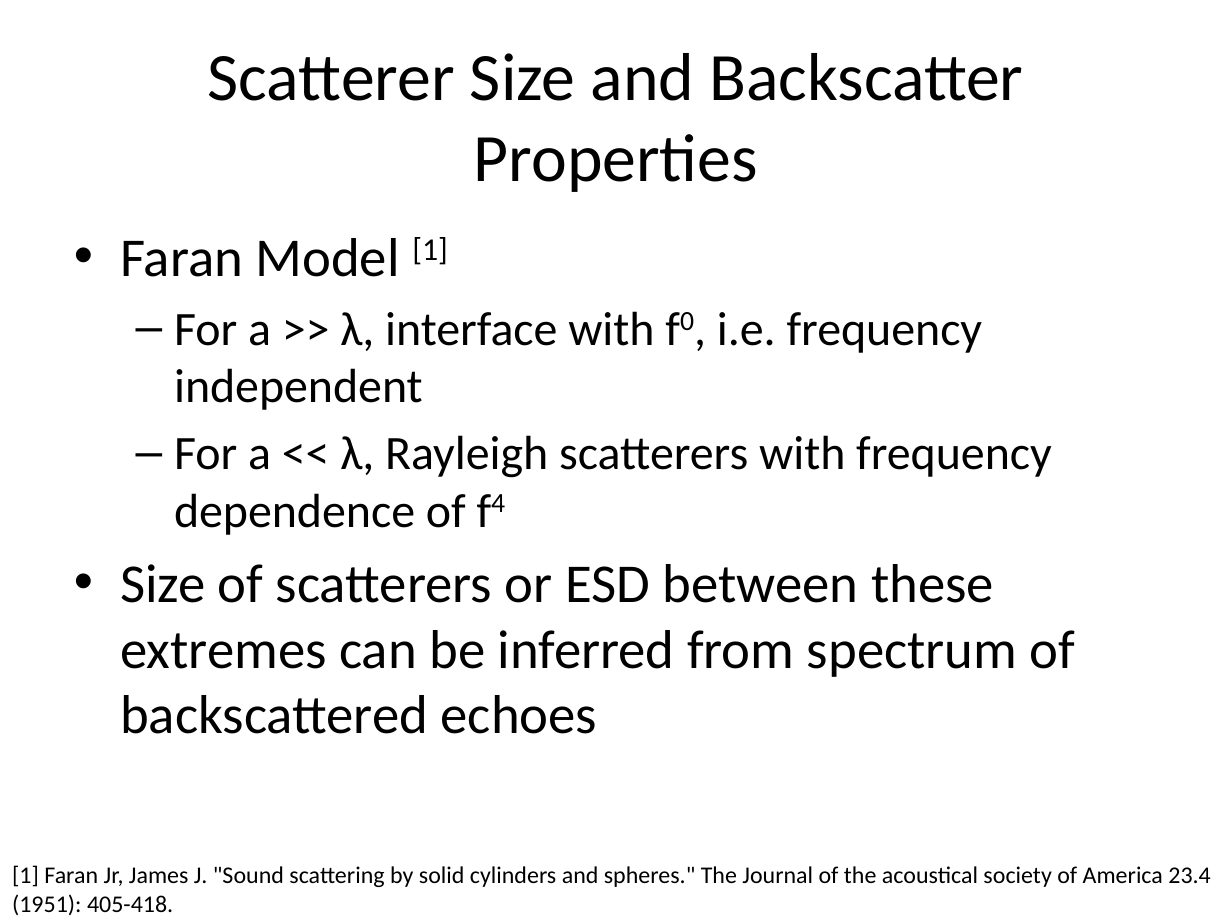
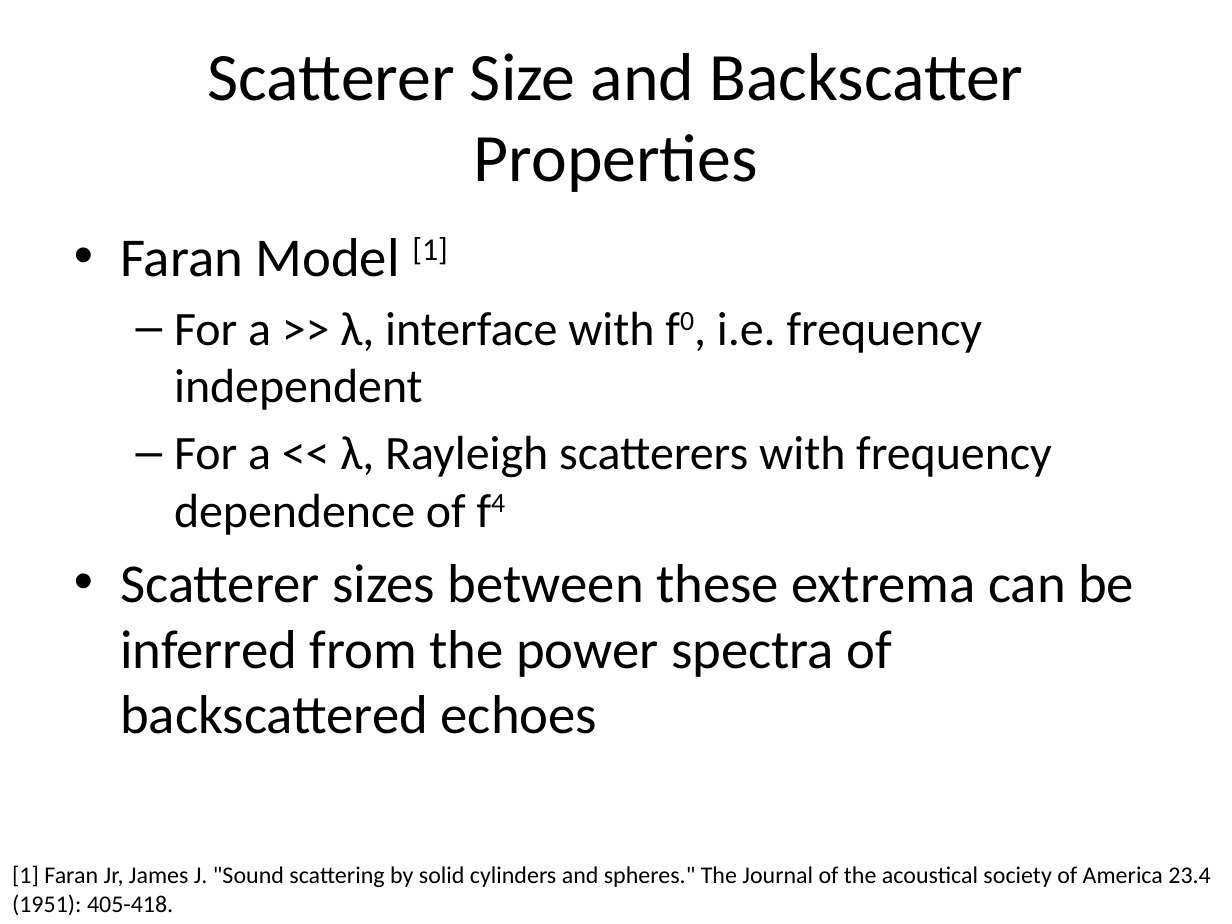
Before and after one commit to wjl11/s2015_course_wksp, a slide deck: slide 2 of bme844_adv_ultrasound/hw7_ppt_final.pptx. Drawn at 1232x924 pixels with LibreOffice and Linux fonts; fonts in the diff are those of the drawing. Boxes give left, top, right and bottom in pixels: in the first picture for what was removed or moved away, otherwise in the second. Text is boxed around its words. In the diff, an @@ line names an element or a change of style, - is before the commit and + after.

```diff
--- a/bme844_adv_ultrasound/hw7_ppt_final.pptx
+++ b/bme844_adv_ultrasound/hw7_ppt_final.pptx
@@ text at <box>120,564,1134,734</box>: text changed @@
-• Size of scatterers or ESD between these extremes can be inferred from spectrum of backscattered echoes
+• Scatterer sizes between these extrema can be inferred from the power spectra of backscattered echoes
```
Also in this commit, not shown: 49 other files.
